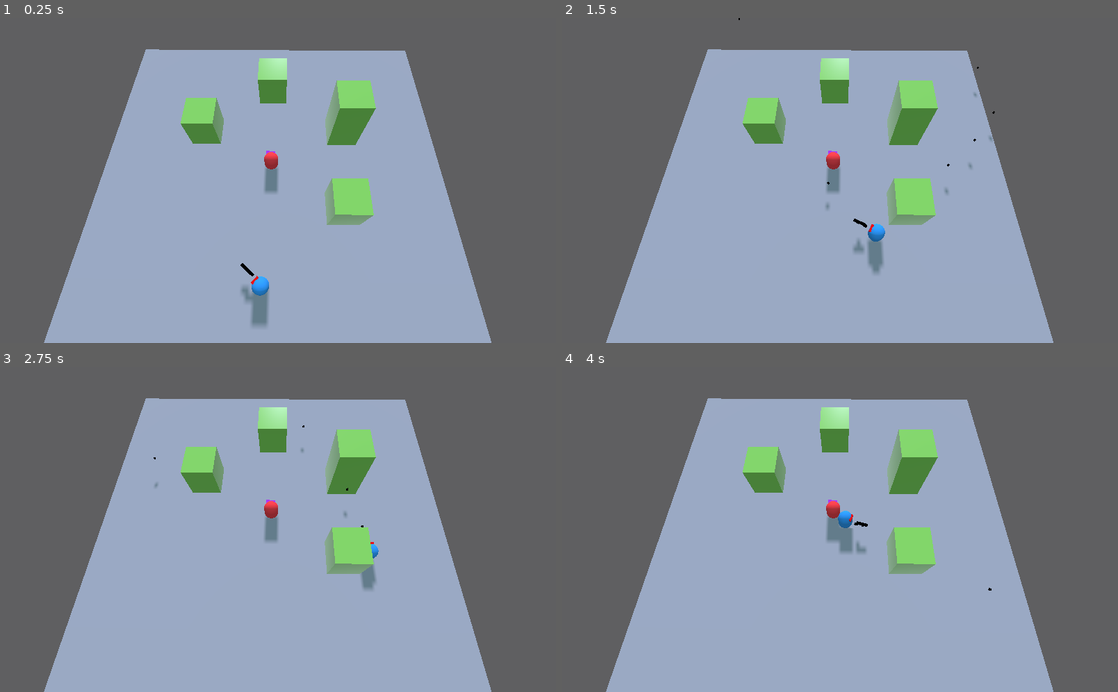
Above: before the commit, frames 1-4 (two rows, left to right).
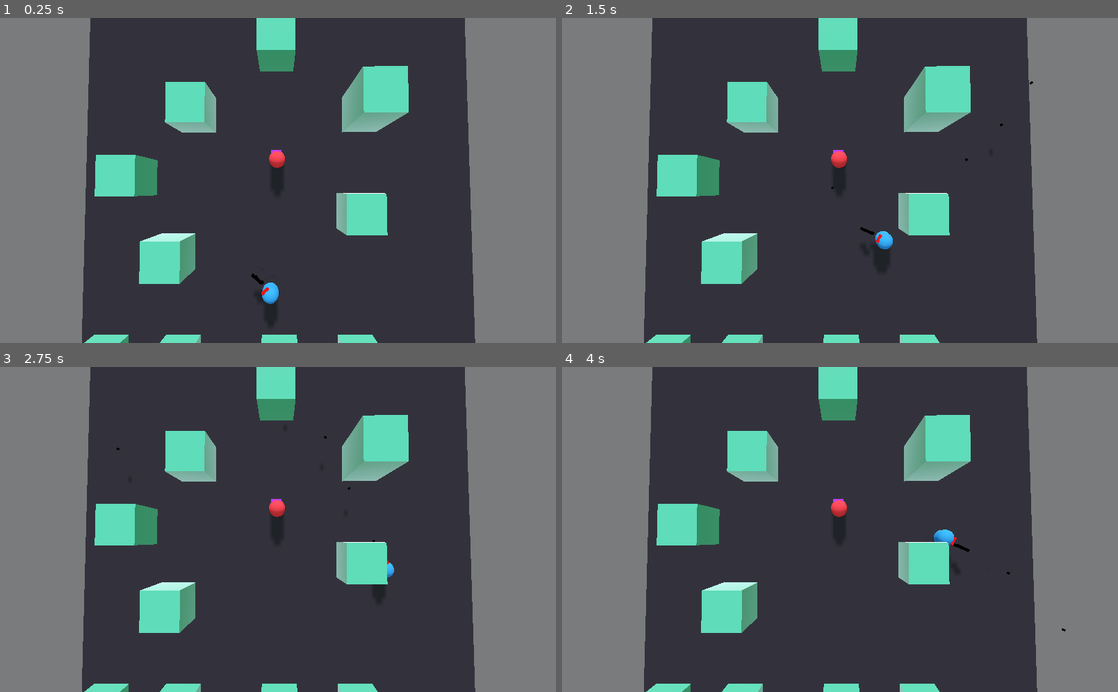
Above: after the commit, the same moments.

Repository: gxhamster/Godot-Basic-Shooting-Game-3D
Game: Godot game, scene res://World.tscn
The game is run twice, just before and just after one commit, with the same random seed, the same clock (stepped at 60 frames per second) and the same inputs.
Inputs (mouse positions are in pixels of both pictures, inside the frame that each line leads up to):
- Up to frame 1 (0.25 s): no input
- Up to frame 2 (1.5 s): move the mouse to (962, 164) at 0.52 s; press the mouse at (962, 164) at 0.53 s; hold W (forward) 0.53-1.28 s; move the mouse to (728, 196) at 1.27 s; release the mouse at (728, 196) at 1.28 s; hold S (backward) from 1.28 s (still down); click (728, 196) at 1.35 s
- Up to frame 3 (2.75 s): move the mouse to (333, 458) at 2.02 s; release S (backward) at 2.03 s; press the mouse at (333, 458) at 2.03 s; hold W (forward) from 2.03 s (still down)
- Up to frame 4 (4 s): move the mouse to (812, 594) at 2.77 s; release the mouse at (812, 594) at 2.78 s; click (812, 594) at 2.85 s; move the mouse to (1006, 578) at 3.52 s; release W (forward) at 3.53 s; press the mouse at (1006, 578) at 3.53 s; hold S (backward) from 3.53 s (still down)

The runs differ from the first frame. In frame 1, 100% of the frame differs, in the area x 0-100%, y 0-100%; in frame 2, 100%; in frame 3, 100%; in frame 4, 100%.

Commit message:
Added basic player detection to enemy

Diff:
--- a/Enemy.gd
+++ b/Enemy.gd
@@ -6,34 +6,45 @@
 export var speed := 10.0
 export var rotation_speed_factor := 3.0
 export var accel := 4.0
-export var deaccel = 4.5
-export var lookRayLength := 4.0
+export var deaccel := 4.5
+export var detectRadius := 10.0
 
 var velocity := Vector3()
 
-onready var PlayerDetectorRay := $DetectRay
 
 func _ready() -> void:
-	PlayerDetectorRay.cast_to = Vector3(0, 0, -lookRayLength)
+	pass
 
 
 func _physics_process(delta: float) -> void:
+#	Player transform
 	var targetPoint : Transform
-	var detectedPlayer : bool = PlayerDetectorRay.is_colliding()
+	targetPoint = get_tree().get_nodes_in_group('player')[0].transform
 
-	if detectedPlayer:
-		targetPoint = get_tree().get_nodes_in_group('player')[0].transform
-	else:
-		targetPoint = transform
 
-#	Rotate the player
-	look_at(targetPoint.origin, Vector3.UP)
+	if canSeePlayer(targetPoint):
+		move(delta, targetPoint)
 
-	var targetVelocity := -transform.basis.z * speed
-#	Smooth motion
-	velocity = velocity.linear_interpolate(targetVelocity, accel * delta)
-	if transform.origin.distance_to(targetPoint.origin) < 0.5:
-		velocity = Vector3()
+# Check Detect the player
+func canSeePlayer(playerTransform: Transform) -> bool:
+	var enemyFoward : Vector3 = -transform.basis.z
+	var playerToEnemy : Vector3 = (playerTransform.origin - transform.origin).normalized()
+	var playerToEnemyDist : float = playerTransform.origin.distance_to(transform.origin)
 
-	velocity = move_and_slide(velocity)
-#
+	if enemyFoward.dot(playerToEnemy) > 0 and playerToEnemyDist < detectRadius:
+		return true
+
+	return false
+
+# Main movement code
+func move(delta: float, targetPoint: Transform) -> void:
+	#	Rotate the player
+		look_at(targetPoint.origin, Vector3.UP)
+
+		var targetVelocity := -transform.basis.z * speed
+	#	Smooth motion
+		velocity = velocity.linear_interpolate(targetVelocity, accel * delta)
+		if transform.origin.distance_to(targetPoint.origin) < 0.5:
+			velocity = Vector3()
+
+		velocity = move_and_slide(velocity, FLOOR_NORMAL)
--- a/Enemy.tscn
+++ b/Enemy.tscn
@@ -15,8 +15,12 @@
 albedo_color = Color( 0.690196, 0.180392, 0.780392, 1 )
 
 [node name="Enemy" type="KinematicBody"]
+collision_layer = 4
 script = ExtResource( 1 )
-lookRayLength = 5.0
+speed = null
+rotation_speed_factor = null
+accel = null
+deaccel = null
 
 [node name="MeshInstance" type="MeshInstance" parent="."]
 transform = Transform( 1, 0, 0, 0, -1.62921e-07, -1, 0, 1, -1.62921e-07, 0, 0, 0 )
@@ -33,8 +37,3 @@
 width = 1.31076
 height = 0.257054
 depth = 0.967906
-
-[node name="DetectRay" type="RayCast" parent="."]
-transform = Transform( 1, 0, 0, 0, 1, 0, 0, 0, 1, 0, 0.583467, -1.65287 )
-enabled = true
-cast_to = Vector3( 0, 0, -1 )
--- a/Player.tscn
+++ b/Player.tscn
@@ -17,6 +17,7 @@
 [node name="Player" type="KinematicBody" groups=[
 "player",
 ]]
+collision_layer = 2
 script = ExtResource( 1 )
 
 [node name="MeshInstance" type="MeshInstance" parent="."]
--- a/World.tscn
+++ b/World.tscn
@@ -5,21 +5,21 @@
 [ext_resource path="res://Player.tscn" type="PackedScene" id=4]
 [ext_resource path="res://Gun.tscn" type="PackedScene" id=5]
 
-[sub_resource type="SpatialMaterial" id=4]
-albedo_color = Color( 0.929412, 0.929412, 0.929412, 1 )
-metallic = 0.6
+[sub_resource type="SpatialMaterial" id=1]
+albedo_color = Color( 0.235294, 0.207843, 0.207843, 1 )
+metallic = 0.5
 depth_enabled = true
 depth_scale = 0.05
 depth_deep_parallax = false
 depth_flip_tangent = false
 depth_flip_binormal = false
 
-[sub_resource type="CubeMesh" id=1]
-material = SubResource( 4 )
+[sub_resource type="CubeMesh" id=2]
+material = SubResource( 1 )
 size = Vector3( 50, 2, 50 )
 
-[sub_resource type="SpatialMaterial" id=5]
-albedo_color = Color( 0.517647, 0.768627, 0.290196, 1 )
+[sub_resource type="SpatialMaterial" id=3]
+albedo_color = Color( 0.290196, 0.768627, 0.498039, 1 )
 roughness = 0.28
 rim_enabled = true
 rim = 1.0
@@ -32,10 +32,12 @@
 
 [node name="Ground" type="CSGMesh" parent="."]
 use_collision = true
-mesh = SubResource( 1 )
+mesh = SubResource( 2 )
 
 [node name="Camera" type="Camera" parent="."]
-transform = Transform( 0.999904, -0.010464, 0.0091367, -0.00420483, 0.39888, 0.916994, -0.0132398, -0.916944, 0.398797, 1.27847, 32.0103, 15.8713 )
+transform = Transform( 0.999985, 0.00297015, 0.00470938, -0.00481971, 0.0383036, 0.999255, 0.00278755, -0.999262, 0.0383173, 0.247934, 33.5785, 3.80956 )
+fov = 66.021
+size = 44.6552
 
 [node name="Obstacles" type="Spatial" parent="."]
 
@@ -45,7 +47,7 @@
 width = 4.38954
 height = 5.61664
 depth = 4.57849
-material = SubResource( 5 )
+material = SubResource( 3 )
 
 [node name="CSGBox2" type="CSGBox" parent="Obstacles"]
 transform = Transform( 1, 0, 0, 0, 1, 0, 0, 0, 1, -10.229, 3.26955, -6.0377 )
@@ -53,7 +55,7 @@
 width = 4.38954
 height = 5.61664
 depth = 4.57849
-material = SubResource( 5 )
+material = SubResource( 3 )
 
 [node name="CSGBox4" type="CSGBox" parent="Obstacles"]
 transform = Transform( 1, 0, 0, 0, 1, 0, 0, 0, 1, 10.7219, 3.26955, -6.0377 )
@@ -61,7 +63,7 @@
 width = 4.38954
 height = 12.2499
 depth = 4.57849
-material = SubResource( 5 )
+material = SubResource( 3 )
 
 [node name="CSGBox3" type="CSGBox" parent="Obstacles"]
 transform = Transform( 1, 0, 0, 0, 1, 0, 0, 0, 1, 9.82258, 3.26955, 6.49318 )
@@ -69,7 +71,55 @@
 width = 4.38954
 height = 5.61664
 depth = 4.57849
-material = SubResource( 5 )
+material = SubResource( 3 )
+
+[node name="CSGBox5" type="CSGBox" parent="Obstacles"]
+transform = Transform( 1, 0, 0, 0, 1, 0, 0, 0, 1, 9.82258, 3.26955, 24.4863 )
+use_collision = true
+width = 4.38954
+height = 5.61664
+depth = 4.57849
+material = SubResource( 3 )
+
+[node name="CSGBox6" type="CSGBox" parent="Obstacles"]
+transform = Transform( 1, 0, 0, 0, 1, 0, 0, 0, 1, 0.209514, 3.26955, 24.4863 )
+use_collision = true
+width = 4.38954
+height = 5.61664
+depth = 4.57849
+material = SubResource( 3 )
+
+[node name="CSGBox7" type="CSGBox" parent="Obstacles"]
+transform = Transform( 1, 0, 0, 0, 1, 0, 0, 0, 1, -12.015, 3.26955, 24.4863 )
+use_collision = true
+width = 4.38954
+height = 5.61664
+depth = 4.57849
+material = SubResource( 3 )
+
+[node name="CSGBox8" type="CSGBox" parent="Obstacles"]
+transform = Transform( 1, 0, 0, 0, 1, 0, 0, 0, 1, -21.1886, 3.26955, 24.4863 )
+use_collision = true
+width = 4.38954
+height = 5.61664
+depth = 4.57849
+material = SubResource( 3 )
+
+[node name="CSGBox9" type="CSGBox" parent="Obstacles"]
+transform = Transform( 1, 0, 0, 0, 1, 0, 0, 0, 1, -12.7885, 3.26955, 11.6664 )
+use_collision = true
+width = 4.38954
+height = 5.61664
+depth = 4.57849
+material = SubResource( 3 )
+
+[node name="CSGBox10" type="CSGBox" parent="Obstacles"]
+transform = Transform( 1, 0, 0, 0, 1, 0, 0, 0, 1, -17.8694, 3.26955, 2.15396 )
+use_collision = true
+width = 4.38954
+height = 5.61664
+depth = 4.57849
+material = SubResource( 3 )
 
 [node name="WorldEnvironment" type="WorldEnvironment" parent="."]
 environment = ExtResource( 3 )
@@ -95,4 +145,9 @@
 shadow_enabled = true
 
 [node name="Enemy" parent="." instance=ExtResource( 1 )]
-transform = Transform( 1, 0, 0, 0, 1, 0, 0, 0, 1, 0, 1.91348, 0 )
+transform = Transform( 1, 0, 0, 0, 1, 0, 0, 0, 1, 0, 2.50432, 0 )
+speed = 10.0
+rotation_speed_factor = 3.0
+accel = 4.0
+deaccel = 4.5
+detectRadius = 20.0
--- a/default_env.tres
+++ b/default_env.tres
@@ -6,3 +6,9 @@
 [resource]
 background_mode = 2
 background_sky = SubResource( 1 )
+ambient_light_color = Color( 0.584314, 0.545098, 0.545098, 1 )
+ambient_light_energy = 0.82
+ambient_light_sky_contribution = 0.55
+tonemap_mode = 2
+ss_reflections_enabled = true
+ss_reflections_fade_out = 1.03526
--- a/project.godot
+++ b/project.godot
@@ -50,8 +50,11 @@
 [layer_names]
 
 2d_physics/layer_1="world"
+3d_physics/layer_1="world"
 2d_physics/layer_2="player"
+3d_physics/layer_2="player"
 2d_physics/layer_3="enemies"
+3d_physics/layer_3="enemy"
 
 [rendering]
 
